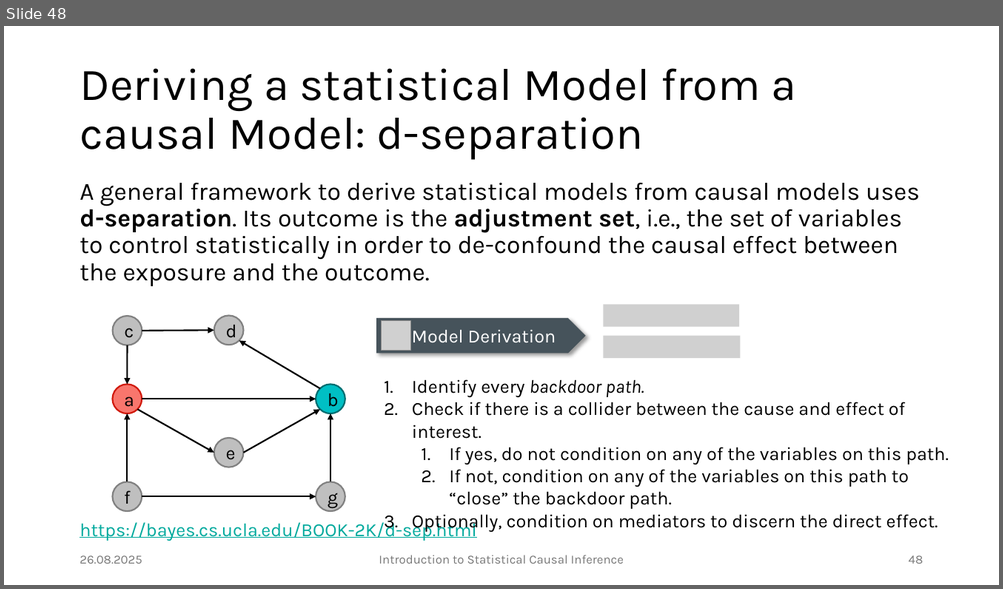
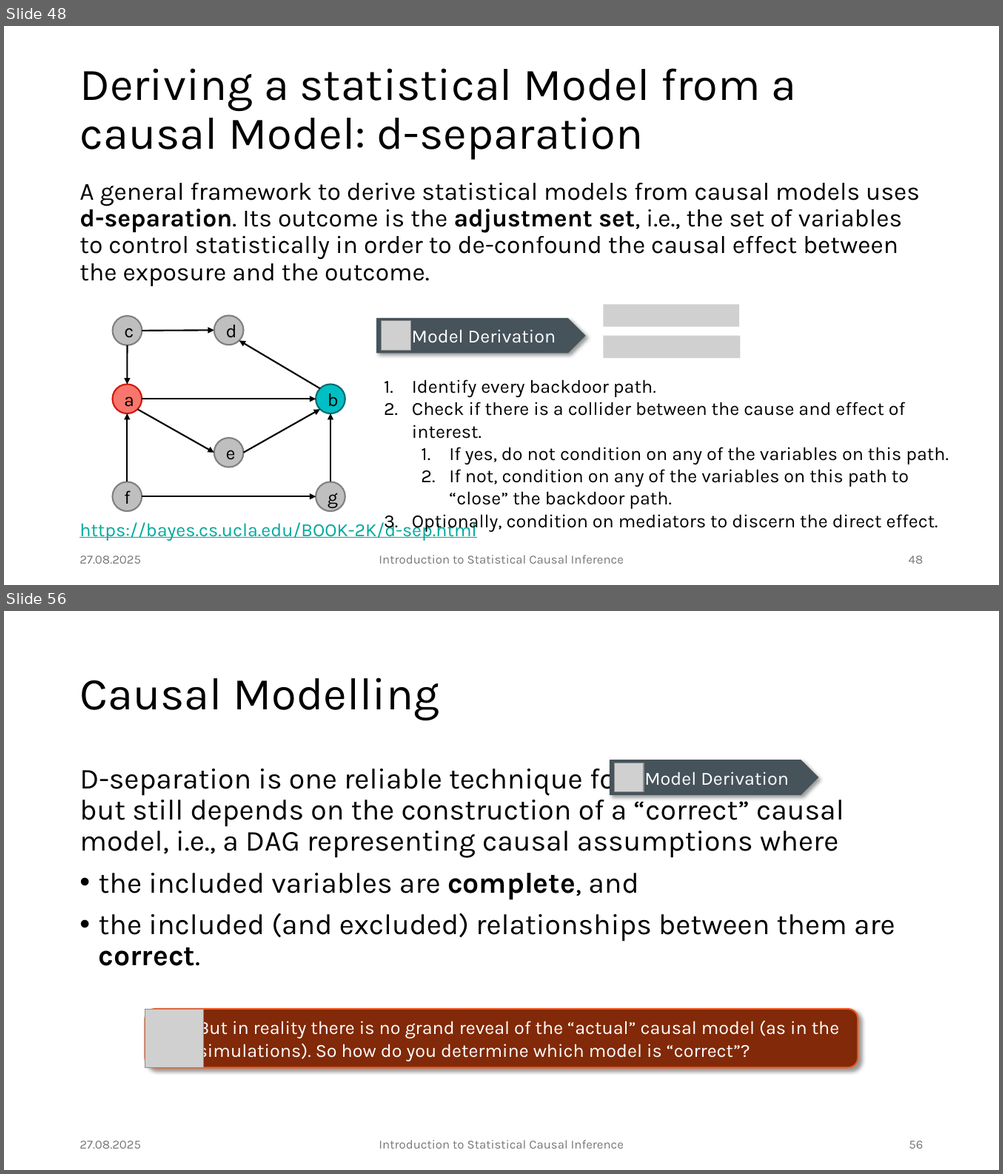
Before and after one commit to JulianFrattini/bda4sci, a slide deck: version2/slides/intro-sci.pptx. Shown one above the other, each under a label of ours: slide 48 before the commit, slides 48 and 56 after it; the slides between them are not shown. The pictures are 1003x589 and 1003x1174 pixels, drawn with LibreOffice and Linux fonts; fonts in the diff are those of the drawing; grey boxes stand for pictures; background and template pictures are left out. Boxes give left, top, right and bottom in pixels: in the first picture for what was removed or moved away, otherwise in the second. Text is boxed around its words. In the diff, an @@ line names an element or a change of style, - is before the commit and + after.

```diff
--- a/version2/slides/intro-sci.pptx
+++ b/version2/slides/intro-sci.pptx
@@ slide 56 added at (4,611,999,1170), background #FFFFFF @@
@@ title added at (79,678,439,721), 44 pt, text #000000 @@
+Causal Modelling
@@ text added at (79,763,895,966), 28 pt, text #000000 @@
+D-separation is one reliable technique for but still depends on the construction of a “correct” causal model, i.e., a DAG representing causal assumptions where
+• the included variables are complete, and
+• the included (and excluded) relationships between them are correct.
@@ pentagon arrow added at (609,760,818,795), fill #46535C, 18 pt, text #FFFFFF @@
+Model Derivation
@@ picture added at (614,763,643,792) @@
@@ rounded rectangle added at (145,1009,857,1068), fill #812908, outline #F15A22 1.5 pt, 18 pt, text #FFFFFF @@
+But in reality there is no grand reveal of the “actual” causal model (as in the simulations). So how do you determine which model is “correct”?
@@ picture added at (145,1009,204,1068) @@
@@ text added at (79,1141,141,1149), 12 pt, text #797979 @@
+27.08.2025
@@ text added at (378,1140,623,1149), 12 pt, text #797979 @@
+Introduction to Statistical Causal Inference
@@ page number added at (908,1141,922,1149), 12 pt, text #797979 @@
+56
@@ slide 48 changed as well @@
@@ text at (412,380,656,398): italic off in "backdoor path." @@
@@ text at (79,556,141,564): text changed @@
-26.08.2025
+27.08.2025
```
Also in this commit, not shown: 61 other slides changed, 7 other slides added, 2 slides removed, 7 other files.
